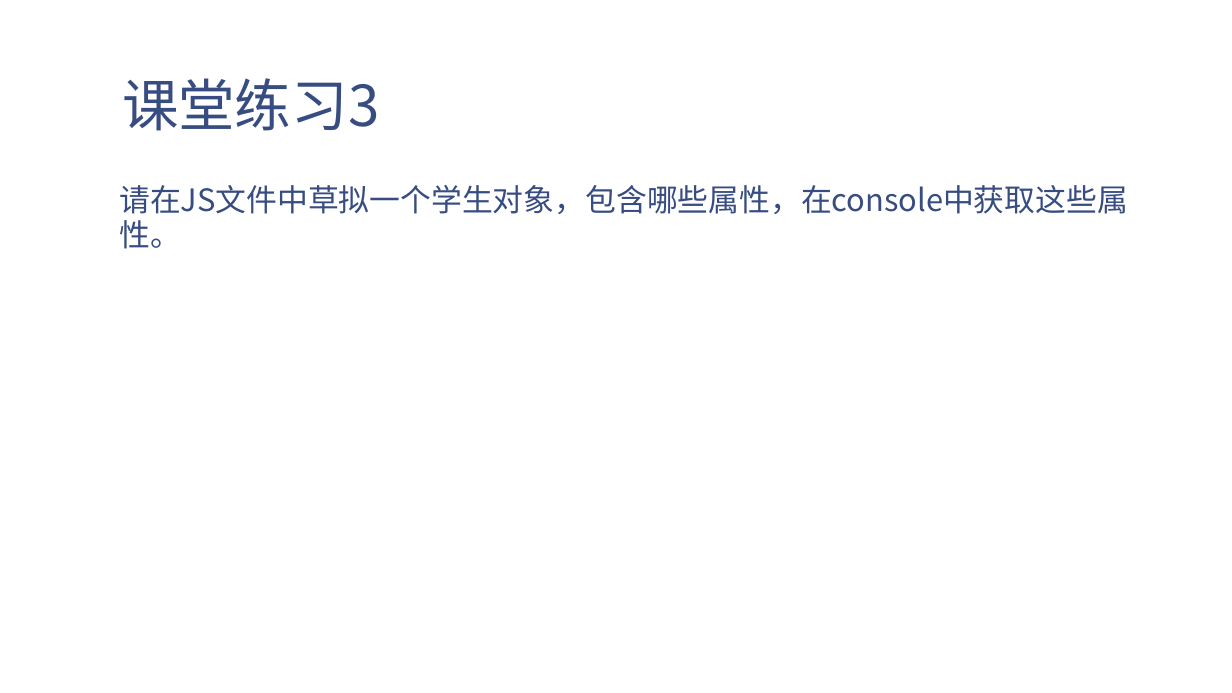
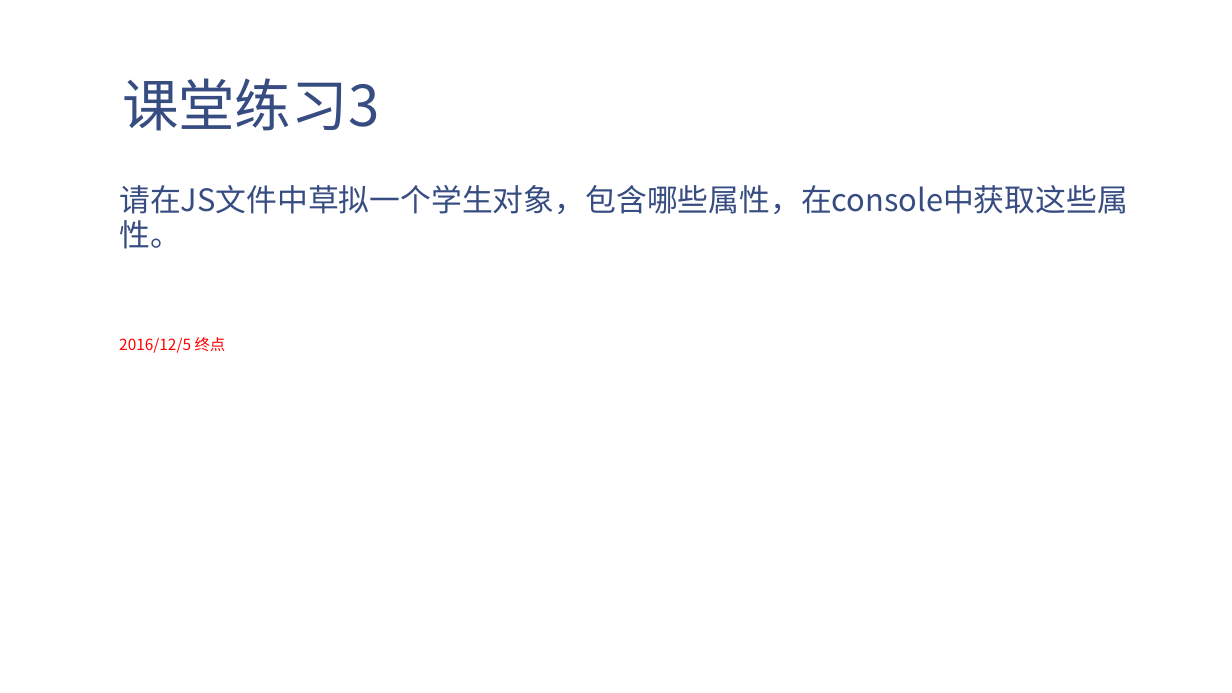
Before and after one commit to eventao/courseware, a slide deck: slide 21 of ppt/js/JavaScript初级教程.pptx. Drawn at 1232x693 pixels with LibreOffice and Linux fonts; fonts in the diff are those of the drawing; background and template pictures are left out. Boxes give left, top, right and bottom in pixels: in the first picture for what was removed or moved away, otherwise in the second. Text is boxed around its words. In the diff, an @@ line names an element or a change of style, - is before the commit and + after.

Commit message:
js 初级教程更新

```diff
--- a/ppt/js/JavaScript初级教程.pptx
+++ b/ppt/js/JavaScript初级教程.pptx
@@ text at (119, 337, 226, 353): paragraph added @@
+2016/12/5 终点
```
